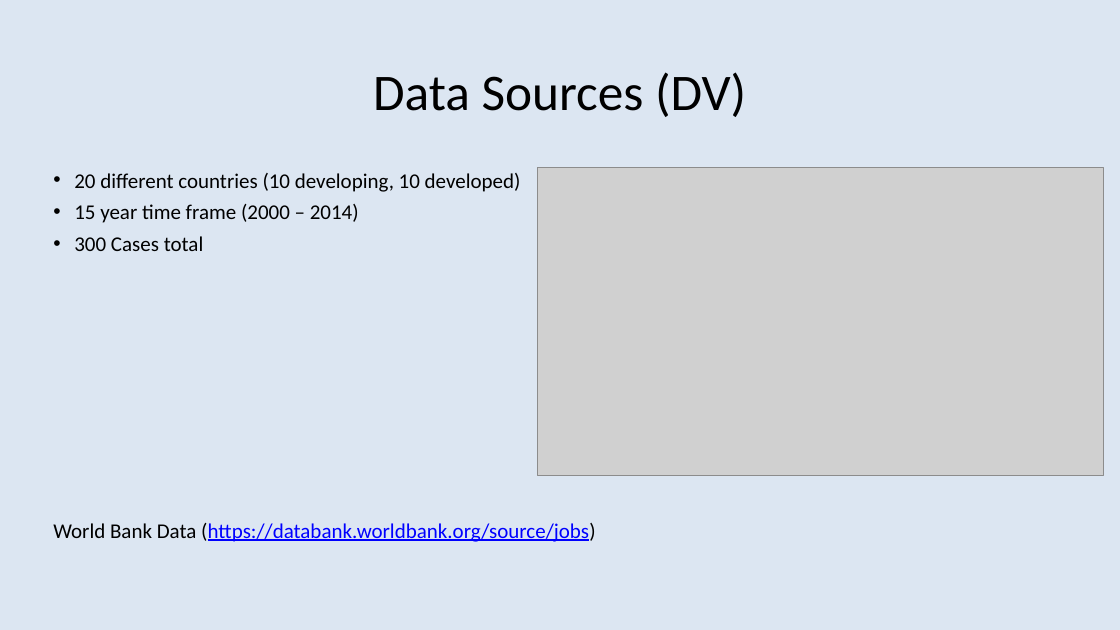
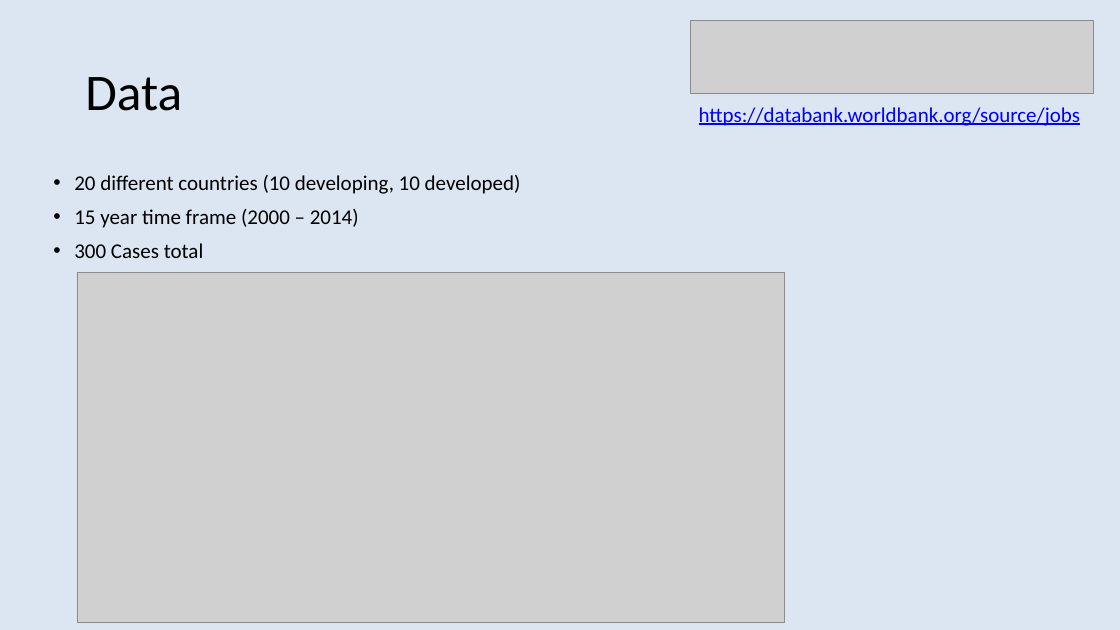
Before and after one commit to dustinak80/Information-Visualization, a slide deck: slide 6 of Project/Project Proposal.pptx (slide 5 before the commit). Drawn at 1120x630 pixels with LibreOffice and Linux fonts; fonts in the diff are those of the drawing; grey boxes stand for pictures. Boxes give left, top, right and bottom in pixels: in the first picture for what was removed or moved away, otherwise in the second. Text is boxed around its words. In the diff, an @@ line names an element or a change of style, - is before the commit and + after.

```diff
--- a/Project/Project Proposal.pptx
+++ b/Project/Project Proposal.pptx
@@ picture added at (x1=691, y1=20, x2=1094, y2=93) @@
@@ title at (x1=85, y1=77, x2=182, y2=111): text changed @@
-Data Sources (DV)
+Data
@@ text added at (x1=699, y1=107, x2=1080, y2=126), 18 pt, text #0000FF, underline @@
+https://databank.worldbank.org/source/jobs
@@ text "20 different countries (10 developing, ..." at (x1=74, y1=175, x2=521, y2=258): line spacing 0.8 to 0.9 @@
@@ picture removed at (x1=538, y1=168, x2=1103, y2=476) @@
@@ picture added at (x1=77, y1=272, x2=785, y2=622) @@
@@ text at (x1=53, y1=523, x2=596, y2=542): paragraph removed @@
-World Bank Data (https://databank.worldbank.org/source/jobs)
```
Also in this commit, not shown: 1 other slide changed, 2 slides added, 1 slide removed.
